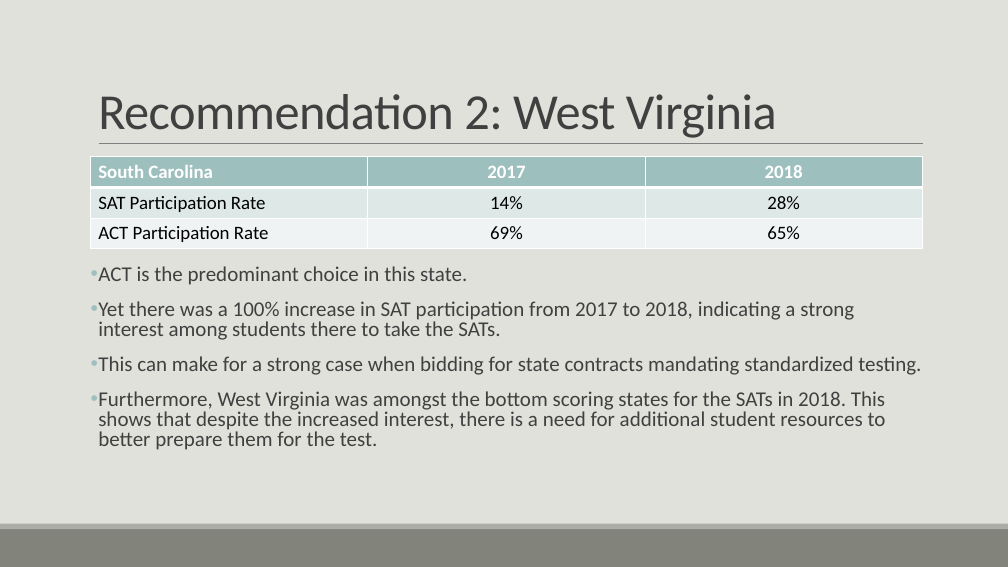
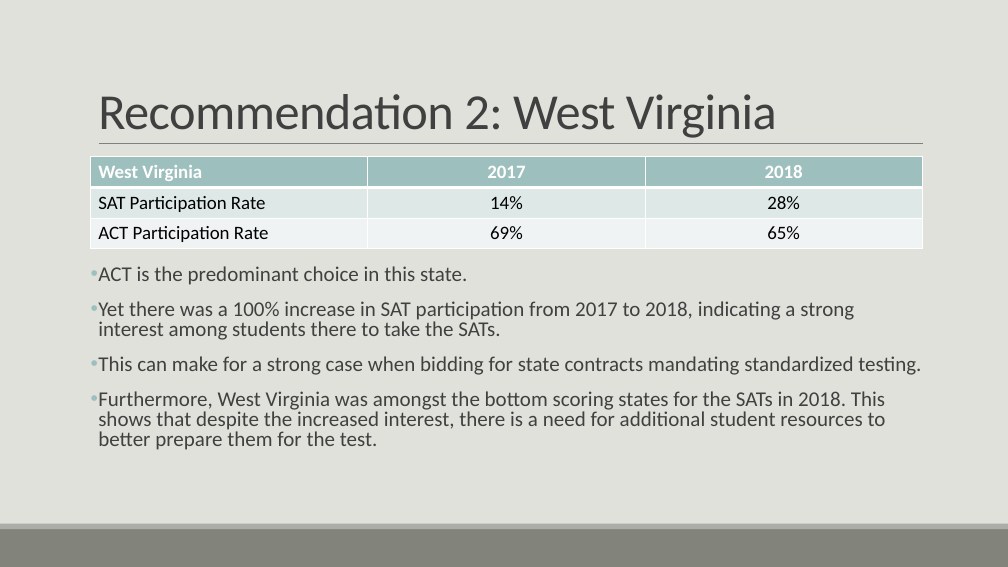
Before and after one commit to chrisgozali/GA_Projects, a slide deck: slide 10 of project_1/Project_1_Presentation.pptx. Drawn at 1008x567 pixels with LibreOffice and Linux fonts; fonts in the diff are those of the drawing. Boxes give left, top, right and bottom in pixels: in the first picture for what was removed or moved away, otherwise in the second. Text is boxed around its words. In the diff, an @@ line names an element or a change of style, - is before the commit and + after.

```diff
--- a/project_1/Project_1_Presentation.pptx
+++ b/project_1/Project_1_Presentation.pptx
@@ table at (x1=91, y1=157, x2=923, y2=249) @@
-row 1, column 1: South Carolina
+row 1, column 1: West Virginia
```
Also in this commit, not shown: 1 other slide changed, 1 other file.
